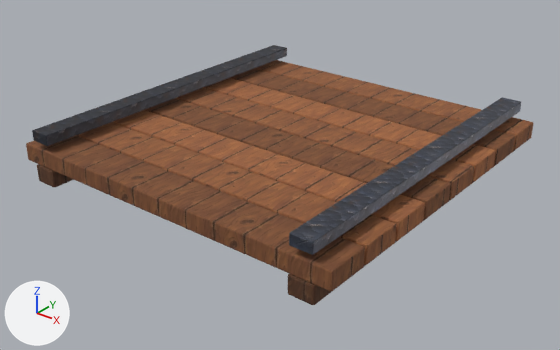
The glTF model assets/models/build/ceiling_panel__plank_root.glb: old version first, new version second.
Both versions are drawn from a camera (50 mm lens) standing at (2.44, -3.12, 1.85) and looking at (0.02, -0.09, -0.02). The axes (+X, +Y, +Z) are drawn at lower left. The lights are the same throughout. The first picture is the older version. Vertices at exactly the same position are counted once.

Script lines for the objects in view, before the commit:
```python
me_cube_011 = bpy.data.meshes.new('Cube.011')
me_cube_011.from_pydata(...)  # 672 vertices, 1296 faces; spans x -1.0..1.0, y -1.0..1.0, z 0.0..0.3
# faces by material slot: [108, 324, 324, 216, 216, 108]
me_cube_011.materials.append(mat_iron_c)  # picture img_iron_c
me_cube_011.materials.append(mat_wood_a)  # picture img_wood_a
me_cube_011.materials.append(mat_wood_b)  # picture img_wood_b
me_cube_011.materials.append(mat_wood_c)  # picture img_wood_c
me_cube_011.materials.append(mat_wood_dark)  # picture img_wood_dark
me_cube_011.materials.append(mat_iron_b)  # picture img_iron_b
ob_model = bpy.data.objects.new('model', me_cube_011)
ob_model.location = (0.0, 0.0, 0.0)
```
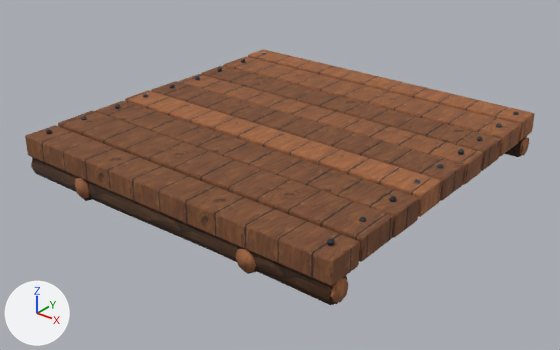
Location of each change, [x1, y1, x2, y2] in pixels of the pictures (560 x 350 px; the box of a moved part takes in the faces that stretch with it):
'model', reshaped
    before: [26, 45, 533, 305]
    after: [25, 49, 535, 305]
part 1 of me_cube_011, added
    after: [327, 238, 334, 246]
part 2 of me_cube_011, moved or reshaped
    before: [254, 60, 533, 150]
    after: [248, 49, 535, 141]
part 3 of me_cube_011, moved or reshaped
    before: [145, 98, 451, 219]
    after: [125, 90, 441, 217]
part 4 of me_cube_011, moved or reshaped
    before: [230, 69, 515, 165]
    after: [223, 56, 521, 156]
part 5 of me_cube_011, moved or reshaped
    before: [175, 88, 474, 200]
    after: [179, 74, 483, 185]
part 6 of me_cube_011, moved or reshaped
    before: [203, 78, 496, 182]
    after: [201, 66, 501, 171]
part 7 of me_cube_011, moved or reshaped
    before: [112, 110, 425, 241]
    after: [151, 81, 464, 201]
part 8 of me_cube_011, moved or reshaped
    before: [76, 122, 396, 265]
    after: [95, 101, 419, 238]
part 9 of me_cube_011, moved or reshaped
    before: [26, 136, 365, 291]
    after: [58, 111, 393, 262]
part 10 of me_cube_011, added (brown)
    after: [25, 125, 360, 285]
part 11 of me_cube_011, deleted
    before: [289, 97, 521, 255]
part 12 of me_cube_011, deleted
    before: [32, 45, 287, 146]
part 13 of me_cube_011, reshaped
    before: [37, 150, 515, 305]
    after: [31, 136, 529, 305]

Edits to the bpy script that builds the scene:
```text
Change me_cube_011:
    remove me_cube_011.from_pydata(...)  # 672 vertices, 1296 faces; spans x -1.0..1.0, y -1.0..1.0, z 0.0..0.3
    add me_cube_011.from_pydata(...)  # 1372 vertices, 2588 faces; spans x -1.0..1.0, y -1.0..1.0, z -0.01..0.27
    me_cube_011 part 1: a new loose piece, a UV sphere (8 segments, 5 rings, poles along z) spanning x 0.905..0.935, y -0.909..-0.879, z 0.238..0.27, in mat_iron_b (picture img_iron_b)
    me_cube_011 part 2: the loose piece of 56 vertices spanning x -1.0..1.0, y 0.76..0.99, z 0.1..0.2 is scaled about its middle by (0.999, 0.715, 1.2), then moved by (0.0, 0.03, 0.05), in mat_wood_c (picture img_wood_c)
    me_cube_011 part 3: the loose piece of 56 vertices spanning x -1.0..1.0, y -0.24..-0.01, z 0.1..0.2 is scaled about its middle by (0.999, 0.785, 1.2), then moved by (0.0, -0.08, 0.04), in mat_wood_c (picture img_wood_c)
    me_cube_011 part 4: the loose piece of 56 vertices spanning x -1.0..1.0, y 0.51..0.74, z 0.1..0.2 is moved by (0.0, 0.06, 0.04), in mat_wood_a (picture img_wood_a)
    me_cube_011 part 5: the loose piece of 56 vertices spanning x -1.0..1.0, y 0.01..0.24, z 0.1..0.2 is scaled about its middle by (0.999, 0.789, 1.2), then moved by (0.0, 0.11, 0.03)
    me_cube_011 part 6: the loose piece of 56 vertices spanning x -1.0..1.0, y 0.26..0.49, z 0.1..0.2 is scaled about its middle by (0.999, 0.833, 1.2), then moved by (0.0, 0.08, 0.04), in mat_wood_b (picture img_wood_b)
    me_cube_011 part 7: the loose piece of 56 vertices spanning x -1.0..1.0, y -0.49..-0.26, z 0.1..0.2 is scaled about its middle by (0.999, 0.918, 1.2), then moved by (0.0, 0.39, 0.04), in mat_wood_b (picture img_wood_b)
    me_cube_011 part 8: the loose piece of 56 vertices spanning x -1.0..1.0, y -0.74..-0.51, z 0.1..0.2 is scaled about its middle by (0.999, 0.877, 1.2), then moved by (0.0, 0.21, 0.04), in mat_wood_b (picture img_wood_b)
    me_cube_011 part 9: the loose piece of 56 vertices spanning x -1.0..1.0, y -0.99..-0.76, z 0.1..0.2 is scaled about its middle by (0.999, 1.02, 1.2), then moved by (0.0, 0.22, 0.04)
    me_cube_011 part 10: the loose piece of 56 vertices spanning x -1.0..1.0, y -0.99..-0.76, z 0.1..0.2 is copied, and the copy is scaled about its middle by (0.999, 0.816, 1.2), then moved by (0.0, -0.02, 0.04); it spans x -1.0..1.0, y -0.99..-0.79, z 0.12..0.25
    me_cube_011 part 11: the loose piece of 56 vertices spanning x 0.79..0.91, y -1.0..1.0, z 0.24..0.3 is deleted
    me_cube_011 part 12: the loose piece of 56 vertices spanning x -0.91..-0.79, y -1.0..1.0, z 0.24..0.3 is deleted
    me_cube_011 part 13: 112 vertices removed from x -0.92..0.92, y -1.0..1.0, z 0.0..0.1; 256 vertices added at x -1.0..1.0, y -1.0..1.0, z -0.01..0.15
    other edits to the shape of me_cube_011 do not show in these pictures
    remove me_cube_011.materials.append(mat_wood_dark)  # picture img_wood_dark
    add me_cube_011.materials.append(mat_bark_c)  # picture img_bark_c
    add me_cube_011.materials.append(mat_bark_b)  # picture img_bark_b
    add me_cube_011.materials.append(mat_iron_a)  # picture img_iron_a
```
